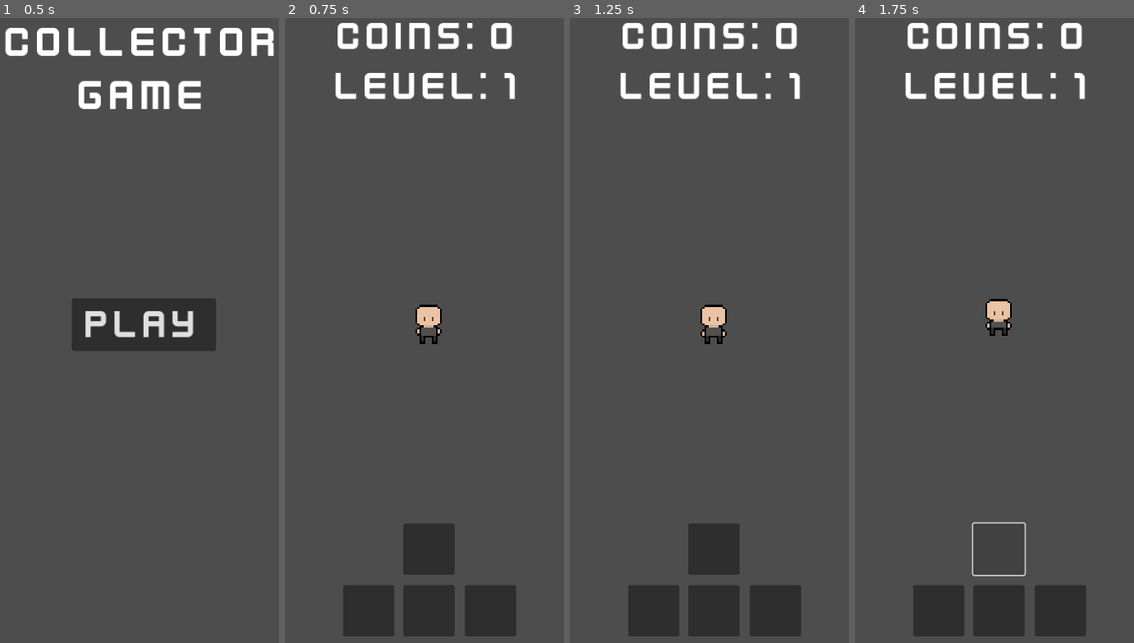
Above: before the commit, frames 1-4 (left to right).
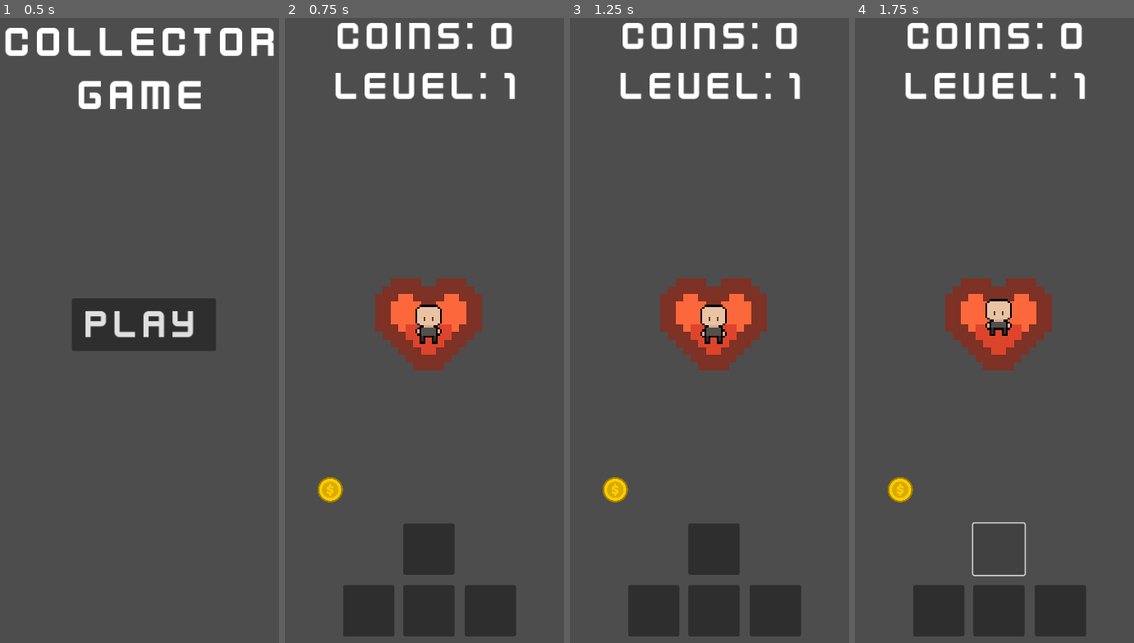
Above: after the commit, the same moments.

Repository: RetroRabiul/Coin-Collector
Game: Godot game, scene res://Scenes/menu.tscn
Two runs of this game, one before a commit and one after it. Both use one fixed random seed, a clock stepped at 60 frames per second and the inputs below.
Inputs (mouse positions are in pixels of both pictures, inside the frame that each line leads up to):
- Up to frame 1 (0.5 s): no input
- Up to frame 2 (0.75 s): click "Play" at 0.5 s
- Up to frame 3 (1.25 s): no input
- Up to frame 4 (1.75 s): click (1000, 549) at 1.25 s

Frame 1 is identical in both runs. In frame 2, 4.1% of the frame differs, in the area x 11-71%, y 41-78%; in frame 3, 4.1%; in frame 4, 4.2%.

Commit message:
heart UI

Diff:
--- a/Scenes/coin.tscn
+++ b/Scenes/coin.tscn
@@ -1,15 +1,86 @@
-[gd_scene load_steps=3 format=3 uid="uid://vm1wm1qykl48"]
+[gd_scene load_steps=7 format=3 uid="uid://vm1wm1qykl48"]
 
 [ext_resource type="Texture2D" uid="uid://br8fhnncsxnlw" path="res://Coin.png" id="1_amjiy"]
+[ext_resource type="Script" path="res://Scripts/coin.gd" id="1_sg2ck"]
 
 [sub_resource type="CircleShape2D" id="CircleShape2D_ed4e2"]
 radius = 80.0999
 
-[node name="Coin" type="Area2D"]
+[sub_resource type="Animation" id="Animation_0s5bb"]
+resource_name = "CoinCollected"
+tracks/0/type = "value"
+tracks/0/imported = false
+tracks/0/enabled = true
+tracks/0/path = NodePath("Sprite2D:scale")
+tracks/0/interp = 1
+tracks/0/loop_wrap = true
+tracks/0/keys = {
+"times": PackedFloat32Array(0, 1),
+"transitions": PackedFloat32Array(1, 1),
+"update": 0,
+"values": [Vector2(1, 1), Vector2(2.5, 2.5)]
+}
+tracks/1/type = "value"
+tracks/1/imported = false
+tracks/1/enabled = true
+tracks/1/path = NodePath("Sprite2D:modulate")
+tracks/1/interp = 1
+tracks/1/loop_wrap = true
+tracks/1/keys = {
+"times": PackedFloat32Array(0, 1),
+"transitions": PackedFloat32Array(1, 1),
+"update": 0,
+"values": [Color(1, 1, 1, 1), Color(1, 1, 1, 0)]
+}
+
+[sub_resource type="Animation" id="Animation_ckmyc"]
+length = 0.001
+tracks/0/type = "value"
+tracks/0/imported = false
+tracks/0/enabled = true
+tracks/0/path = NodePath("Sprite2D:scale")
+tracks/0/interp = 1
+tracks/0/loop_wrap = true
+tracks/0/keys = {
+"times": PackedFloat32Array(0),
+"transitions": PackedFloat32Array(1),
+"update": 0,
+"values": [Vector2(1, 1)]
+}
+tracks/1/type = "value"
+tracks/1/imported = false
+tracks/1/enabled = true
+tracks/1/path = NodePath("Sprite2D:modulate")
+tracks/1/interp = 1
+tracks/1/loop_wrap = true
+tracks/1/keys = {
+"times": PackedFloat32Array(0),
+"transitions": PackedFloat32Array(1),
+"update": 0,
+"values": [Color(1, 1, 1, 1)]
+}
+
+[sub_resource type="AnimationLibrary" id="AnimationLibrary_6q2gw"]
+_data = {
+"CoinCollected": SubResource("Animation_0s5bb"),
+"RESET": SubResource("Animation_ckmyc")
+}
+
+[node name="Coin" type="Area2D" groups=["Coin"]]
 scale = Vector2(0.25, 0.25)
+script = ExtResource("1_sg2ck")
 
 [node name="Sprite2D" type="Sprite2D" parent="."]
 texture = ExtResource("1_amjiy")
 
 [node name="CollisionShape2D" type="CollisionShape2D" parent="."]
 shape = SubResource("CircleShape2D_ed4e2")
+
+[node name="AnimationPlayer" type="AnimationPlayer" parent="."]
+libraries = {
+"": SubResource("AnimationLibrary_6q2gw")
+}
+speed_scale = 2.3
+
+[connection signal="area_entered" from="." to="." method="_on_area_entered"]
+[connection signal="animation_finished" from="AnimationPlayer" to="." method="_on_animation_player_animation_finished"]
--- /dev/null
+++ b/Scenes/confetti_particles.tscn
@@ -0,0 +1,40 @@
+[gd_scene load_steps=4 format=3 uid="uid://cki5tk13tl1gn"]
+
+[sub_resource type="Curve" id="Curve_mevuo"]
+min_value = -360.0
+max_value = 360.0
+_data = [Vector2(0, 360), 0.0, 0.0, 0, 0, Vector2(1, -194.264), 0.0, 0.0, 0, 0]
+point_count = 2
+
+[sub_resource type="Gradient" id="Gradient_nlwv3"]
+interpolation_mode = 2
+offsets = PackedFloat32Array(0.5, 1)
+colors = PackedColorArray(0.828333, 0.127558, 0.451477, 1, 0.960784, 0, 0, 0.682353)
+
+[sub_resource type="Curve" id="Curve_2cryk"]
+min_value = -1.0
+_data = [Vector2(0, 1), 0.0, 0.0, 0, 0, Vector2(1, -1), 0.0, 0.0, 0, 0]
+point_count = 2
+
+[node name="ConfettiParticles" type="CPUParticles2D"]
+position = Vector2(278, 1073)
+emitting = false
+amount = 50
+lifetime = 2.0
+one_shot = true
+explosiveness = 0.6
+randomness = 0.2
+direction = Vector2(1, -8)
+spread = 23.41
+gravity = Vector2(0, 400)
+initial_velocity_min = 1000.0
+initial_velocity_max = 1000.0
+angle_min = 25.0
+angle_max = 35.0
+angle_curve = SubResource("Curve_mevuo")
+scale_amount_min = 15.0
+scale_amount_max = 20.0
+color_ramp = SubResource("Gradient_nlwv3")
+hue_variation_min = 1.0
+hue_variation_max = 1.0
+hue_variation_curve = SubResource("Curve_2cryk")
--- a/Scenes/main.tscn
+++ b/Scenes/main.tscn
@@ -1,12 +1,52 @@
-[gd_scene load_steps=27 format=3 uid="uid://5vhhyt8kfj3r"]
-
+[gd_scene load_steps=34 format=3 uid="uid://5vhhyt8kfj3r"]
+
+[ext_resource type="Script" path="res://Scripts/main.gd" id="1_fosrc"]
 [ext_resource type="FontFile" uid="uid://c558cseu0i0m3" path="res://kenvector_future_thin.ttf" id="1_j6oy1"]
 [ext_resource type="Script" path="res://Scripts/player.gd" id="2_j80xu"]
 [ext_resource type="Texture2D" uid="uid://y081rad8ncx7" path="res://Player/Idle.png" id="3_0gdxe"]
 [ext_resource type="Texture2D" uid="uid://cjbsutawg5yh" path="res://Player/Back.png" id="3_84wg8"]
+[ext_resource type="PackedScene" uid="uid://cki5tk13tl1gn" path="res://Scenes/confetti_particles.tscn" id="3_l5yh7"]
 [ext_resource type="Texture2D" uid="uid://d1fbwp3odr8u4" path="res://Player/Death.png" id="4_nrgdo"]
 [ext_resource type="Texture2D" uid="uid://62rkp5je56o8" path="res://Player/Front.png" id="5_1bwjk"]
+[ext_resource type="Texture2D" uid="uid://cotbnqajgs0gc" path="res://Heart.png" id="5_3qde4"]
 [ext_resource type="Texture2D" uid="uid://d0urflm1fb37j" path="res://Player/Walk.png" id="7_hnfec"]
+[ext_resource type="PackedScene" uid="uid://vm1wm1qykl48" path="res://Scenes/coin.tscn" id="8_ukcr7"]
+
+[sub_resource type="Animation" id="Animation_hj7y1"]
+resource_name = "ScoreIncreased"
+tracks/0/type = "value"
+tracks/0/imported = false
+tracks/0/enabled = true
+tracks/0/path = NodePath("UI/CoinsLabel:scale")
+tracks/0/interp = 1
+tracks/0/loop_wrap = true
+tracks/0/keys = {
+"times": PackedFloat32Array(0, 0.5, 1),
+"transitions": PackedFloat32Array(1, 1, 1),
+"update": 0,
+"values": [Vector2(1, 1), Vector2(1.1, 1.1), Vector2(1, 1)]
+}
+
+[sub_resource type="Animation" id="Animation_gknbm"]
+length = 0.001
+tracks/0/type = "value"
+tracks/0/imported = false
+tracks/0/enabled = true
+tracks/0/path = NodePath("UI/CoinsLabel:scale")
+tracks/0/interp = 1
+tracks/0/loop_wrap = true
+tracks/0/keys = {
+"times": PackedFloat32Array(0),
+"transitions": PackedFloat32Array(1),
+"update": 0,
+"values": [Vector2(1, 1)]
+}
+
+[sub_resource type="AnimationLibrary" id="AnimationLibrary_3wmat"]
+_data = {
+"RESET": SubResource("Animation_gknbm"),
+"ScoreIncreased": SubResource("Animation_hj7y1")
+}
 
 [sub_resource type="AtlasTexture" id="AtlasTexture_pwnut"]
 atlas = ExtResource("3_84wg8")
@@ -159,6 +199,9 @@
 size = Vector2(8, 14)
 
 [node name="Main" type="Node"]
+script = ExtResource("1_fosrc")
+coin = ExtResource("8_ukcr7")
+confetti = ExtResource("3_l5yh7")
 
 [node name="UI" type="Control" parent="."]
 layout_mode = 3
@@ -178,6 +221,7 @@
 offset_right = 134.0
 offset_bottom = 93.0
 grow_horizontal = 2
+pivot_offset = Vector2(133, 34)
 theme_override_fonts/font = ExtResource("1_j6oy1")
 theme_override_font_sizes/font_size = 60
 text = "Coins: 0"
@@ -252,7 +296,34 @@
 grow_horizontal = 2
 grow_vertical = 0
 
-[node name="Player" type="Area2D" parent="."]
+[node name="CoinsLabelAnimationPlayer" type="AnimationPlayer" parent="UI"]
+root_node = NodePath("../..")
+libraries = {
+"": SubResource("AnimationLibrary_3wmat")
+}
+speed_scale = 3.5
+
+[node name="HealthBar" type="TextureProgressBar" parent="UI"]
+texture_filter = 1
+layout_mode = 1
+anchors_preset = 8
+anchor_left = 0.5
+anchor_top = 0.5
+anchor_right = 0.5
+anchor_bottom = 0.5
+offset_left = -100.0
+offset_top = -100.0
+offset_right = 100.0
+offset_bottom = 100.0
+grow_horizontal = 2
+grow_vertical = 2
+max_value = 10000.0
+value = 10000.0
+fill_mode = 5
+nine_patch_stretch = true
+texture_progress = ExtResource("5_3qde4")
+
+[node name="Player" type="Area2D" parent="." groups=["player"]]
 position = Vector2(270, 480)
 scale = Vector2(3, 3)
 script = ExtResource("2_j80xu")
@@ -274,3 +345,4 @@
 [connection signal="button_up" from="UI/RightButton" to="Player" method="_on_right_button_button_up"]
 [connection signal="button_down" from="UI/LeftButton" to="Player" method="_on_left_button_button_down"]
 [connection signal="button_up" from="UI/LeftButton" to="Player" method="_on_left_button_button_up"]
+[connection signal="area_entered" from="Player" to="Player" method="_on_area_entered"]
--- /dev/null
+++ b/Scripts/coin.gd
@@ -0,0 +1,11 @@
+extends Area2D
+
+
+func _on_area_entered(area: Area2D) -> void:
+	if area.is_in_group("player"):
+		$AnimationPlayer.play("CoinCollected")
+		$CollisionShape2D.call_deferred("set_disabled", true)
+
+
+func _on_animation_player_animation_finished(_anim_name: StringName) -> void:
+	queue_free()
--- /dev/null
+++ b/Scripts/main.gd
@@ -0,0 +1,31 @@
+extends Node
+
+@export var coin : PackedScene
+@export var confetti : PackedScene
+
+var min_positions : Vector2 = Vector2(20, 185)
+var max_positions : Vector2 = Vector2(520, 740)
+var level : int = 1
+
+func _ready() -> void:
+	instantiate_coin()
+
+func instantiate_coin() -> void:
+	for i in range(level):
+		var coin_instance : Area2D = coin.instantiate()
+		var random_x : float = randf_range(min_positions.x, max_positions.x)
+		var random_y : float = randf_range(min_positions.y, max_positions.y)
+		coin_instance.position = Vector2(random_x, random_y)
+		call_deferred("add_child", coin_instance)
+
+
+func level_passed() -> void:
+	level += 1
+	$UI/LevelLabel.text = "level: " + str(level)
+	instantiate_coin()
+	instantiate_confetti()
+
+func instantiate_confetti() -> void:
+	var confetti_instance : CPUParticles2D = confetti.instantiate()
+	add_child(confetti_instance)
+	confetti_instance.emitting = true
--- a/Scripts/player.gd
+++ b/Scripts/player.gd
@@ -4,6 +4,8 @@
 var min_positions : Vector2 = Vector2(20, 185)
 var max_positions : Vector2 = Vector2(520, 740)
 var speed : int = 350
+var score : int
+var coins_collected_in_level : int
 var can_move : bool
 
 func _process(delta: float) -> void:
@@ -54,3 +56,15 @@
 func _on_left_button_button_up() -> void:
 	can_move = false
 	$AnimatedSprite2D.flip_h = false
+
+
+func _on_area_entered(area: Area2D) -> void:
+	if area.is_in_group("Coin"):
+		coins_collected_in_level += 1
+		score += 1
+		get_parent().get_node("UI/CoinsLabel").text = "Coins: " + str(score)
+		get_parent().get_node("UI/CoinsLabelAnimationPlayer").play("ScoreIncreased")
+
+		if coins_collected_in_level == get_parent().level:
+			coins_collected_in_level = 0
+			get_parent().level_passed()
--- a/project.godot
+++ b/project.godot
@@ -22,6 +22,11 @@
 window/stretch/mode="canvas_items"
 window/handheld/orientation=5
 
+[global_group]
+
+Coin=""
+player=""
+
 [rendering]
 
 renderer/rendering_method="mobile"
